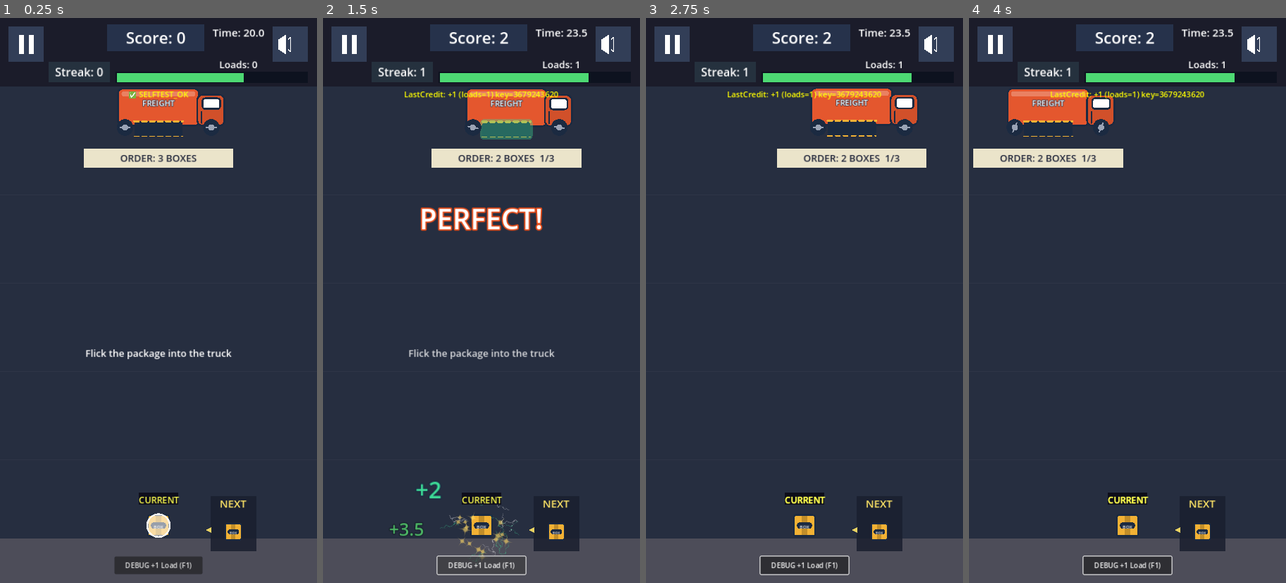
Above: before the commit, frames 1-4 (left to right).
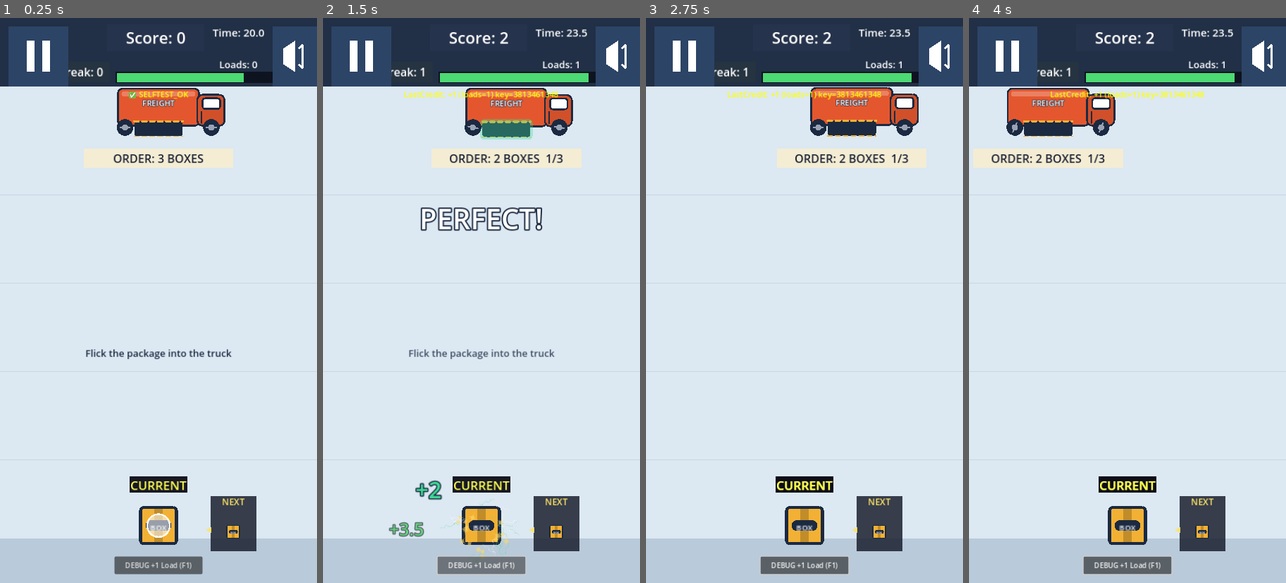
Above: after the commit, the same moments.

Repository: shaharFranses/flick-freight
Game: Godot game, scene res://scenes/main.tscn
The game is run twice, just before and just after one commit, with the same random seed, the same clock (stepped at 60 frames per second) and the same inputs.
Inputs (mouse positions are in pixels of both pictures, inside the frame that each line leads up to):
- Up to frame 1 (0.25 s): no input
- Up to frame 2 (1.5 s): move the mouse to (551, 272) at 0.52 s; click (551, 272) at 0.67 s; tap Space (ui_select) at 0.77 s; click "DEBUG +1 Load (F1)" at 1.25 s
- Up to frame 3 (2.75 s): drag from (741, 328) to (877, 136) at 2.02 s
- Up to frame 4 (4 s): move the mouse to (1159, 176) at 2.77 s; click (1159, 176) at 2.92 s; drag from (1111, 413) to (1032, 215) at 3.52 s

The runs differ from the first frame. In frame 1, 91% of the frame differs, in the area x 0-100%, y 0-100%; in frame 2, 91%; in frame 3, 91%; in frame 4, 91%.

Commit message:
r4 QA+Visuals follow-ups: light field #DCE8F2, larger drawn cargo (collision unchanged), pops below HUD + PERFECT/DELIVERED merged, CURRENT>NEXT, ticket floor 22, Pause/Mute 98px, retry white fade, navy bars, ?qa=1 fire/cargo/hold_aim toggles, tap-PAUSED-to-resume, time pop stacking, slot-only perfect flash

Diff:
--- a/project.godot
+++ b/project.godot
@@ -17,7 +17,7 @@
 
 [boot_splash]
 
-bg_color=Color(0.12, 0.15, 0.2, 1)
+bg_color=Color(0.105882, 0.164706, 0.254902, 1)
 
 [display]
 
@@ -33,4 +33,4 @@
 
 renderer/rendering_method="gl_compatibility"
 renderer/rendering_method.mobile="gl_compatibility"
-environment/defaults/default_clear_color=Color(0.122, 0.149, 0.2, 1)
+environment/defaults/default_clear_color=Color(0.105882, 0.164706, 0.254902, 1)
--- a/scenes/main.tscn
+++ b/scenes/main.tscn
@@ -29,7 +29,7 @@
 [node name="Background" type="ColorRect" parent="World"]
 offset_right = 720.0
 offset_bottom = 1280.0
-color = Color(0.15, 0.18, 0.25, 1)
+color = Color(0.862745, 0.909804, 0.94902, 1)
 
 [node name="WarehouseFloorLines" type="Control" parent="World"]
 layout_mode = 3
@@ -42,34 +42,34 @@
 offset_top = 400.0
 offset_right = 720.0
 offset_bottom = 402.0
-color = Color(0.25, 0.28, 0.35, 0.3)
+color = Color(0.105882, 0.164706, 0.254902, 0.1)
 
 [node name="Line2" type="ColorRect" parent="World/WarehouseFloorLines"]
 layout_mode = 0
 offset_top = 600.0
 offset_right = 720.0
 offset_bottom = 602.0
-color = Color(0.25, 0.28, 0.35, 0.3)
+color = Color(0.105882, 0.164706, 0.254902, 0.1)
 
 [node name="Line3" type="ColorRect" parent="World/WarehouseFloorLines"]
 layout_mode = 0
 offset_top = 800.0
 offset_right = 720.0
 offset_bottom = 802.0
-color = Color(0.25, 0.28, 0.35, 0.3)
+color = Color(0.105882, 0.164706, 0.254902, 0.1)
 
 [node name="Line4" type="ColorRect" parent="World/WarehouseFloorLines"]
 layout_mode = 0
 offset_top = 1000.0
 offset_right = 720.0
 offset_bottom = 1002.0
-color = Color(0.25, 0.28, 0.35, 0.3)
+color = Color(0.105882, 0.164706, 0.254902, 0.1)
 
 [node name="DockFloor" type="ColorRect" parent="World"]
 offset_top = 1180.0
 offset_right = 720.0
 offset_bottom = 1280.0
-color = Color(0.3, 0.3, 0.35, 1)
+color = Color(0.72549, 0.792157, 0.854902, 1)
 
 [node name="TruckBody" type="StaticBody2D" parent="World"]
 position = Vector2(360, 210)
--- a/scripts/art.gd
+++ b/scripts/art.gd
@@ -84,6 +84,15 @@
 
 static func type_from_points(points: int) -> String:
 	return ["box", "box", "crate", "barrel"][clamp(points, 0, 3)]
+
+# r4: DRAWN size only (collision shapes untouched): box 48->82, crate 64->90, barrel 56->78 wide.
+const DRAW_SCALE = {"box": 1.7, "crate": 1.4, "barrel": 1.4}
+
+static func build_cargo_scaled(t: String) -> Node2D:
+	var n = build_cargo(t)
+	var k = DRAW_SCALE.get(t, 1.0)
+	n.scale = Vector2(k, k)
+	return n
 
 static func build_cargo(type: String) -> Node2D:
 	"""Visual matches each package's existing collision box (hit logic untouched):
--- a/scripts/game_manager.gd
+++ b/scripts/game_manager.gd
@@ -126,6 +126,13 @@
 		tb.ramp_enabled = qa_mode and int(T.ramp) == 1
 
 	spawn_package()
+	if qa_force_fire:
+		call_deferred("_set_on_fire", true)
+
+var qa_force_fire := false
+var qa_cargo := ""
+var qa_hold_aim := false
+var _qa_cycle_i := 0
 
 func _parse_query(q: String):
 	var params = {}
@@ -135,6 +142,12 @@
 	qa_mode = params.get("qa", "") == "1"
 	if !qa_mode:
 		return
+	# r4 Visuals debug toggles (?qa=1 only; display/test aids)
+	qa_force_fire = params.get("fire", "") == "1"
+	qa_cargo = params.get("cargo", "")
+	qa_hold_aim = params.get("hold_aim", "") == "1"
+	if qa_force_fire or qa_cargo != "" or qa_hold_aim:
+		print("QA TOGGLES fire=", qa_force_fire, " cargo=", qa_cargo, " hold_aim=", qa_hold_aim)
 	for k in params:
 		if T.has(k) and params[k].is_valid_float():
 			T[k] = int(params[k]) if typeof(T[k]) == TYPE_INT else float(params[k])
@@ -442,6 +455,14 @@
 	can_spawn = false
 
 func select_random_type() -> String:
+	if qa_mode and qa_cargo in ["box", "crate", "barrel"]:
+		return qa_cargo
+	if qa_mode and qa_cargo == "cycle":
+		_qa_cycle_i += 1
+		return ["box", "crate", "barrel"][(_qa_cycle_i - 1) % 3]
+	return _select_random_type_real()
+
+func _select_random_type_real() -> String:
 	# r5: unlock order (BOX 0-4, +CRATE 5-9, all from 10) + ticket tilt (+15% per open type)
 	var types = unlocked_types()
 	var open = _open_ticket_types()
@@ -461,7 +482,7 @@
 # r3: NEXT preview sits beside the flick spot and shows the real cargo art
 const FLICK_SPOT = Vector2(360, 1150)
 const NEXT_POS = Vector2(530, 1160)
-const NEXT_ART_SCALE = 0.75
+const NEXT_ART_SCALE = 0.6  # r4: NEXT secondary, well under CURRENT's drawn size
 const NEXT_SLIDE_TIME = 0.25
 var advance_ghost: Node2D = null  # r3: transient cargo art sliding NEXT -> flick spot
 var advance_tween: Tween = null
@@ -500,7 +521,7 @@
 	var next_label = Label.new()
 	next_label.name = "NextCaption"
 	next_label.text = "NEXT"
-	next_label.add_theme_font_size_override("font_size", 24)
+	next_label.add_theme_font_size_override("font_size", 20)
 	next_label.add_theme_color_override("font_color", Color(1, 0.9, 0.4))
 	next_label.horizontal_alignment = HORIZONTAL_ALIGNMENT_CENTER
 	next_label.position = Vector2(-52, -78)
@@ -536,9 +557,9 @@
 	"""(3): Add CURRENT chip with bigger label (>=14px effective) and high-contrast backing"""
 	# (3): Add dark backing plate first (drawn behind label)
 	var label_backing = ColorRect.new()
-	label_backing.size = Vector2(90, 28)
+	label_backing.size = Vector2(132, 38)
 	label_backing.color = Color(0.05, 0.05, 0.1, 0.95)  # Very dark, high opacity
-	label_backing.position = Vector2(-45, -75)  # Above package
+	label_backing.position = Vector2(-66, -112)  # Above the (larger) package art
 	label_backing.z_index = 99
 	package.add_child(label_backing)
 
@@ -546,11 +567,12 @@
 	var current_label = Label.new()
 	current_label.name = "CurrentChip"
 	current_label.text = "CURRENT"
-	current_label.add_theme_font_size_override("font_size", 20)  # Bigger for >= 14px effective
+	current_label.add_theme_font_size_override("font_size", 28)  # r4: CURRENT dominant over NEXT
 	current_label.add_theme_color_override("font_color", Color(1, 1, 0.3, 1))  # Bright yellow
 	current_label.horizontal_alignment = HORIZONTAL_ALIGNMENT_CENTER
-	current_label.position = Vector2(-45, -72)  # Centered on backing
-	current_label.size = Vector2(90, 24)
+	current_label.position = Vector2(-66, -112)  # Centered on backing
+	current_label.size = Vector2(132, 38)
+	current_label.vertical_alignment = VERTICAL_ALIGNMENT_CENTER
 	current_label.z_index = 100
 	package.add_child(current_label)
 
@@ -594,8 +616,9 @@
 	advance_tween = ghost.create_tween()
 	advance_tween.set_parallel(true)
 	advance_tween.tween_property(ghost, "position", FLICK_SPOT, NEXT_SLIDE_TIME).set_trans(Tween.TRANS_CUBIC).set_ease(Tween.EASE_OUT)
-	advance_tween.tween_property(ghost, "scale", Vector2(1.1, 1.1), NEXT_SLIDE_TIME * 0.6).set_trans(Tween.TRANS_QUAD).set_ease(Tween.EASE_OUT)
-	advance_tween.chain().tween_property(ghost, "scale", Vector2(1.0, 1.0), 0.08)
+	var gk = Art.DRAW_SCALE.get(type_name, 1.0)
+	advance_tween.tween_property(ghost, "scale", Vector2(1.1, 1.1) * gk, NEXT_SLIDE_TIME * 0.6).set_trans(Tween.TRANS_QUAD).set_ease(Tween.EASE_OUT)
+	advance_tween.chain().tween_property(ghost, "scale", Vector2(gk, gk), 0.08)
 	advance_tween.chain().tween_callback(func():
 		_finish_advance_anim(pkg, new_preview_type)
 	)
@@ -706,7 +729,7 @@
 		play_sfx("snap", 1.0, -2.0)
 		spawn_perfect_juice(package.global_position)
 	multiplier_changed.emit(mult)
-	_set_on_fire(streak >= int(T.on_fire_streak))
+	_set_on_fire(qa_force_fire or streak >= int(T.on_fire_streak))
 	_first_resolve()
 
 	print("  Loads:", old_loads, "→", loads_completed, " (+1)")
@@ -778,7 +801,7 @@
 	streak = 0
 	streak_changed.emit(streak)
 	multiplier_changed.emit(1)
-	_set_on_fire(false)
+	_set_on_fire(qa_force_fire)
 	_first_resolve()
 	print("❌ MISS: Streak reset to 0")
 
@@ -904,25 +927,21 @@
 		if ui_manager.has_method("_update_paused_overlay"):
 			ui_manager._update_paused_overlay()
 
-	# (5): Restart flash CLEARLY white-blue (different hue from green hit flash)
-	var world = get_tree().root.get_node_or_null("Main/World")
-	if world:
+	# r4: short white fade on retry (UI layer, above everything; 0.35 s, retry stays < 1 s)
+	var uil = get_tree().root.get_node_or_null("Main/UIManager/UI")
+	if uil:
 		var flash = ColorRect.new()
-		flash.size = Vector2(720, 1280)
-		# (5): Pure WHITE with slight blue tint (RGB all high, blue highest)
-		flash.color = Color(0.95, 0.95, 1.0, 1.0)  # Almost pure white with blue tint
-		flash.modulate = Color(1, 1, 1, 1)  # Reset modulate explicitly (no inherited alpha)
-		flash.z_index = 50
-		world.add_child(flash)
-
-		var tween = create_tween()
-		tween.tween_property(flash, "modulate:a", 0.0, 0.4)  # Slower fade for clarity
-
-		var cleanup_flash = flash
-		tween.finished.connect(func():
-			if is_instance_valid(cleanup_flash):
-				cleanup_flash.queue_free()
-		)
+		flash.name = "RetryFade"
+		flash.position = Vector2(-2000, -2000)
+		flash.size = Vector2(5000, 5000)
+		flash.color = Color(1, 1, 1, 1)
+		flash.mouse_filter = Control.MOUSE_FILTER_IGNORE
+		flash.z_index = 400
+		uil.add_child(flash)
+		var tween = flash.create_tween()
+		tween.tween_property(flash, "modulate:a", 0.0, 0.35).set_trans(Tween.TRANS_QUAD).set_ease(Tween.EASE_OUT)
+		tween.tween_callback(flash.queue_free)
+		print("FF retry: white fade")
 
 func spawn_hit_juice(pos: Vector2, score_value: int, cargo_color: Color, ctype: String = "box"):
 	"""r4: per-cargo hit VFX. Mint spark burst + cargo-specific debris, bed lip glow,
@@ -974,7 +993,8 @@
 	world.add_child(score_label)
 	var tween = score_label.create_tween()
 	tween.set_parallel(true)
-	tween.tween_property(score_label, "position", pos - Vector2(170, 150), 0.5 * dm).set_trans(Tween.TRANS_QUAD).set_ease(Tween.EASE_OUT)
+	score_label.position.y = max(score_label.position.y, 165.0)
+	tween.tween_property(score_label, "position", Vector2(pos.x - 170, max(pos.y - 150, 165.0)), 0.5 * dm).set_trans(Tween.TRANS_QUAD).set_ease(Tween.EASE_OUT)
 	tween.tween_property(score_label, "scale", Vector2(1.3, 1.3), 0.12).set_trans(Tween.TRANS_BACK).set_ease(Tween.EASE_OUT)
 	tween.chain().tween_property(score_label, "modulate:a", 0.0, 0.2 * dm)
 	tween.chain().tween_callback(score_label.queue_free)
@@ -998,12 +1018,15 @@
 	var uil = get_tree().root.get_node_or_null("Main/UIManager/UI")
 	if uil == null:
 		return
+	if uil.get_node_or_null("DeliveredPop") != null:
+		uil.get_node("DeliveredPop").text = "PERFECT DELIVERY!"
+		return
 	var l = Label.new()
 	l.name = "PerfectPop"
 	l.text = "PERFECT!"
 	l.add_theme_font_size_override("font_size", 64)
 	l.add_theme_color_override("font_color", Color(1, 1, 1))
-	l.add_theme_color_override("font_outline_color", Color(0.9, 0.3, 0.1))
+	l.add_theme_color_override("font_outline_color", Art.NAVY)
 	l.add_theme_constant_override("outline_size", 12)
 	l.size = Vector2(360, 80)
 	l.position = Vector2(clamp(bay.global_position.x - 180, 0, 360), bay.global_position.y + 200)  # below the ticket + DELIVERED
--- a/scripts/package_base.gd
+++ b/scripts/package_base.gd
@@ -53,7 +53,7 @@
 	for c in get_children():
 		if c is CanvasItem:
 			c.visible = false
-	add_child(Art.build_cargo(Art.type_from_points(points)))
+	add_child(Art.build_cargo_scaled(Art.type_from_points(points)))
 	_make_aim()
 
 	# M5 FIX: Connect body_entered to detect ground/truck hits for immediate miss
@@ -107,6 +107,7 @@
 
 # ---------- r4: aim / trajectory dots while dragging (display only) ----------
 const AIM_DOTS = 14
+var _aim_hold_until := 0.0
 var aim_root: Node2D = null
 
 func _make_aim():
@@ -119,10 +120,10 @@
 		var d = Polygon2D.new()
 		var r = lerp(7.0, 3.5, float(i) / AIM_DOTS)
 		d.polygon = Art.circle(Vector2.ZERO, r, 10)
-		d.color = Color(1, 1, 1, lerp(0.95, 0.25, float(i) / AIM_DOTS))
+		d.color = Color(Art.NAVY, lerp(0.95, 0.3, float(i) / AIM_DOTS))
 		var ol = Line2D.new()
 		var pts = Art.circle(Vector2.ZERO, r, 10); pts.append(pts[0])
-		ol.points = pts; ol.width = 2.0; ol.default_color = Color(Art.NAVY, d.color.a)
+		ol.points = pts; ol.width = 2.0; ol.default_color = Color(1, 1, 1, d.color.a)
 		d.add_child(ol)
 		aim_root.add_child(d)
 	add_child(aim_root)
@@ -130,6 +131,10 @@
 func _process(_delta):
 	if aim_root == null:
 		return
+	if _aim_hold_until > 0.0:
+		if Time.get_ticks_msec() / 1000.0 < _aim_hold_until:
+			return  # ?qa=1&hold_aim=1: keep the last arc on screen (display only)
+		_aim_hold_until = 0.0
 	if !is_dragging or has_been_flicked:
 		aim_root.visible = false
 		return
@@ -185,6 +190,10 @@
 	freeze = false
 	apply_central_impulse(impulse)  # This divides by mass internally, so we get desired velocity
 	has_been_flicked = true
+	var _gm = get_tree().root.get_node_or_null("Main/GameManager")
+	if _gm and _gm.qa_mode and _gm.qa_hold_aim and aim_root and aim_root.visible:
+		_aim_hold_until = Time.get_ticks_msec() / 1000.0 + 4.0
+		print("QA hold_aim: arc frozen 4s")
 
 	# Start checking for hit/miss
 	check_outcome()
--- a/scripts/ui_manager.gd
+++ b/scripts/ui_manager.gd
@@ -32,6 +32,7 @@
 	process_mode = Node.PROCESS_MODE_ALWAYS
 
 	game_manager = get_node("/root/Main/GameManager")
+	_r4_hud_style()
 
 	# Connect signals
 	game_manager.score_changed.connect(_on_score_changed)
@@ -309,7 +310,7 @@
 	hint_label = Label.new()
 	hint_label.text = "Flick the package into the truck"
 	hint_label.add_theme_font_size_override("font_size", 22)
-	hint_label.add_theme_color_override("font_color", Color(1, 1, 1, 1))
+	hint_label.add_theme_color_override("font_color", Art.NAVY)  # r4: light field
 	hint_label.horizontal_alignment = HORIZONTAL_ALIGNMENT_CENTER
 	hint_label.vertical_alignment = VERTICAL_ALIGNMENT_CENTER
 	hint_label.set_anchors_preset(Control.PRESET_CENTER)
@@ -700,6 +701,40 @@
 
 var _time_pops_live := 0
 
+func _r4_hud_style():
+	"""r4: palette HUD. Pause/Mute 98x98 world px (>= 48 CSS px down to a 632 px-tall viewport),
+	navy plates with white glyphs; navy letterbox bars; HUD texts re-laid around the bigger buttons."""
+	for n in ["LetterboxLeft", "LetterboxRight"]:
+		var b = $UI.get_node_or_null(n)
+		if b: b.color = Art.NAVY
+	var hb = $UI.get_node_or_null("HUDBacking")
+	if hb: hb.color = Color(Art.NAVY, 0.97)
+	for pair in [["PausePlate", Vector2(10, 6)], ["MutePlate", Vector2(612, 6)]]:
+		var p = $UI.get_node_or_null(pair[0])
+		if p == null: continue
+		p.position = pair[1]
+		p.size = Vector2(98, 98)
+		p.color = Color("#2C4466")
+		for c in p.get_children():
+			if c is Button:
+				c.position = Vector2.ZERO
+				c.size = p.size
+				for icon in c.get_children():
+					if icon is Control:
+						icon.pivot_offset = icon.size / 2.0
+						icon.scale = Vector2(1.6, 1.6)
+	var tl = $UI.get_node_or_null("TimerLabel")
+	if tl:
+		tl.position.x = 478
+		tl.size.x = 128
+	var ll = $UI.get_node_or_null("LoadsLabel")
+	if ll:
+		ll.position.x = 478
+		ll.size.x = 128
+	var sp = $UI.get_node_or_null("StreakPlate")
+	if sp: sp.position.y = 108
+
+
 func _create_ticket_panel():
 	# Rides with the truck (child of TruckBay), just below the bed.
 	var bay = get_node_or_null("/root/Main/World/TruckBay")
@@ -737,10 +772,10 @@
 			parts.append("%d %s" % [left[k], k.to_upper() + ("ES" if k == "box" and left[k] > 1 else ("S" if left[k] > 1 else ""))])
 	ticket_label.text = "ORDER: " + ", ".join(parts) + ("  %d/%d" % [done, t.size()] if done > 0 else "")
 	# fit: shrink font, floor 20 (= ~14 CSS px at 500x800); if still too long drop "ORDER:", then wrap
-	var fsz = 22
+	var fsz = 26
 	var font = ticket_label.get_theme_font("font")
 	var avail = ticket_panel.size.x - 16
-	while fsz > 20 and font.get_string_size(ticket_label.text, HORIZONTAL_ALIGNMENT_LEFT, -1, fsz).x > avail:
+	while fsz > 22 and font.get_string_size(ticket_label.text, HORIZONTAL_ALIGNMENT_LEFT, -1, fsz).x > avail:
 		fsz -= 1
 	if font.get_string_size(ticket_label.text, HORIZONTAL_ALIGNMENT_LEFT, -1, fsz).x > avail:
 		ticket_label.text = ticket_label.text.trim_prefix("ORDER: ")
@@ -946,18 +981,25 @@
 	if ticket_panel == null:
 		return
 	var st = Label.new()
+	st.name = "DeliveredPop"
 	st.text = "DELIVERED +%d" % score_bonus
+	var pp = $UI.get_node_or_null("PerfectPop")
+	if pp != null:
+		# one pop at a time: merge PERFECT into the delivery stamp
+		pp.name = "PerfectPopGone"
+		pp.queue_free()
+		st.text = "PERFECT DELIVERY +%d" % score_bonus
 	st.add_theme_font_size_override("font_size", 34)
-	st.add_theme_color_override("font_color", Color(0.9, 0.15, 0.12))
-	st.add_theme_color_override("font_outline_color", Color(1, 1, 1))
+	st.add_theme_color_override("font_color", Art.CORAL)
+	st.add_theme_color_override("font_outline_color", Art.NAVY)
 	st.add_theme_constant_override("outline_size", 8)
 	st.horizontal_alignment = HORIZONTAL_ALIGNMENT_CENTER
-	st.size = Vector2(380, 48)
-	st.pivot_offset = Vector2(190, 24)
+	st.size = Vector2(460, 48)
+	st.pivot_offset = Vector2(230, 24)
 	st.mouse_filter = Control.MOUSE_FILTER_IGNORE
 	var bayn = ticket_panel.get_parent()
 	# just below the order ticket (never in the HUD band); staggered after +N / +time
-	st.position = Vector2(clamp(bayn.global_position.x - 190, 0, 720 - 380), bayn.global_position.y + ticket_panel.position.y + ticket_panel.size.y + 4)
+	st.position = Vector2(clamp(bayn.global_position.x - 230, 0, 720 - 460), bayn.global_position.y + ticket_panel.position.y + ticket_panel.size.y + 4)
 	st.rotation_degrees = -6
 	st.scale = Vector2(1.8, 1.8)
 	st.modulate.a = 0.0
Not shown, changed: custom_html/custom_shell.html
